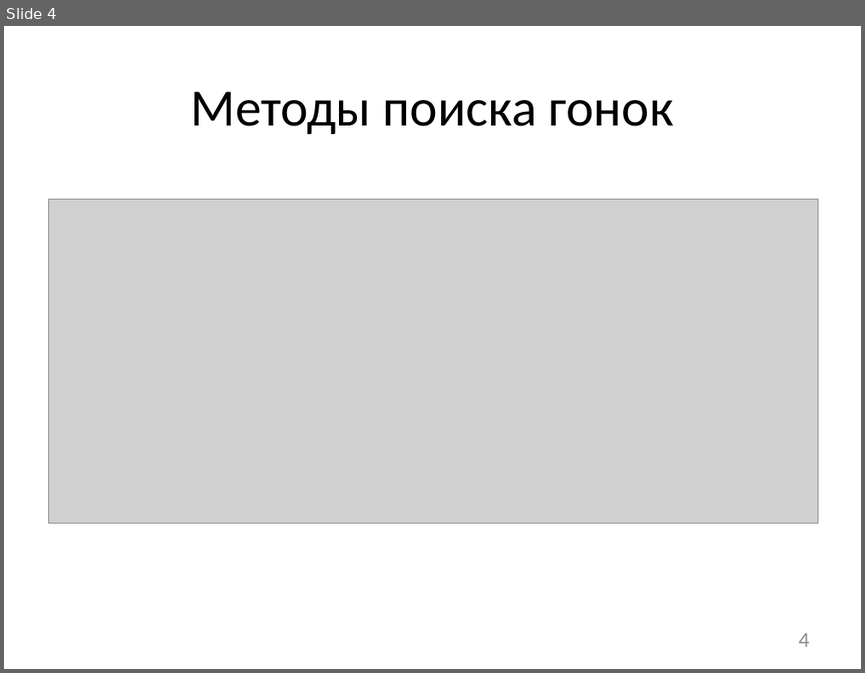
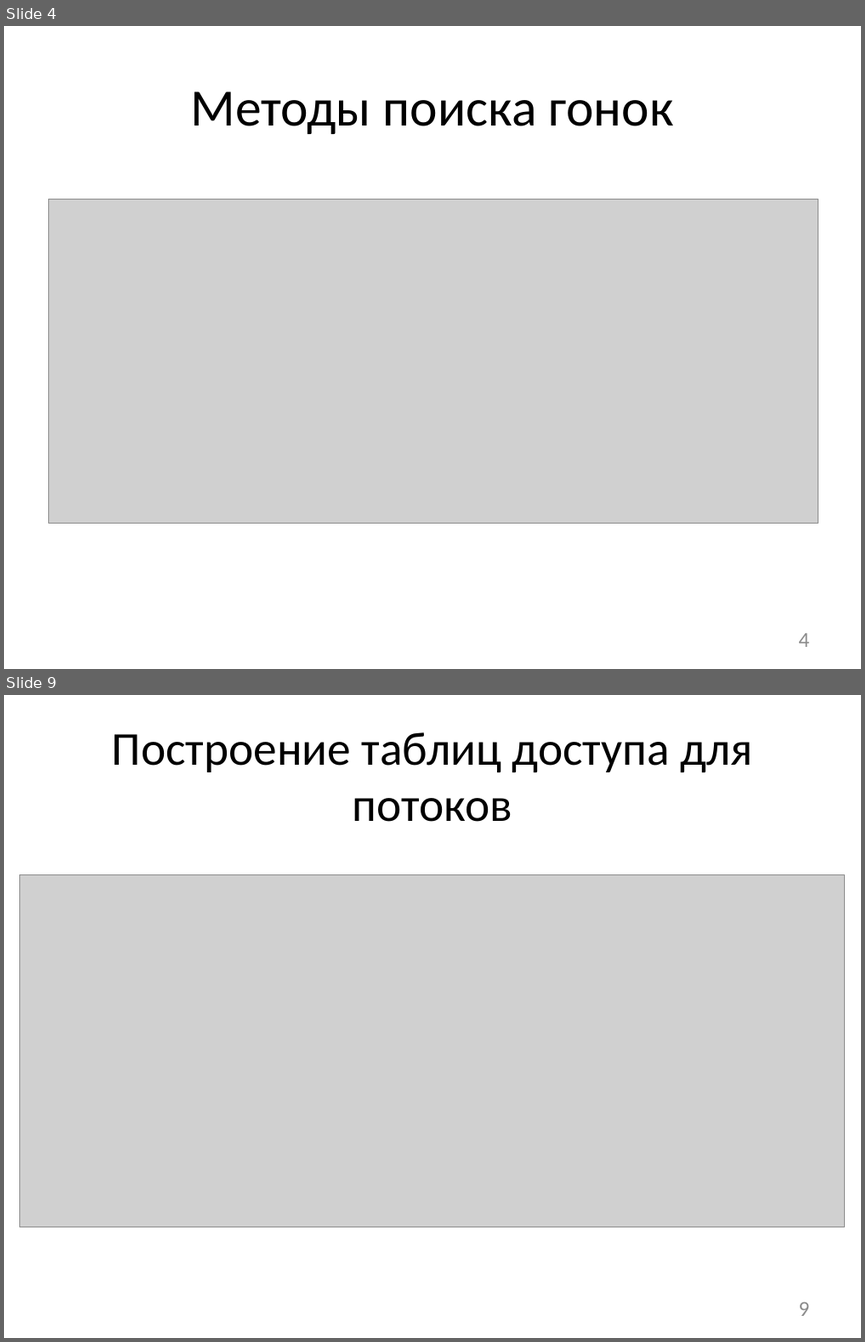
Before and after one commit to afrolovskiy/diplom, a slide deck: presentations/diplom/static race detection.pptx. Shown one above the other, each under a label of ours: slide 4 before the commit, slides 4 and 9 after it; the slides between them are not shown. The pictures are 865x673 and 865x1342 pixels, drawn with LibreOffice and Linux fonts; fonts in the diff are those of the drawing; grey boxes stand for pictures. Boxes give left, top, right and bottom in pixels: in the first picture for what was removed or moved away, otherwise in the second. Text is boxed around its words. In the diff, an @@ line names an element or a change of style, - is before the commit and + after.

```diff
--- a/presentations/diplom/static race detection.pptx
+++ b/presentations/diplom/static race detection.pptx
@@ slide 9 added at bbox=[4, 695, 861, 1338], background #FFFFFF @@
@@ title added at bbox=[112, 732, 752, 822], 39.6 pt, text #000000 @@
+Построение таблиц доступа для потоков
@@ picture added at bbox=[19, 875, 844, 1227] @@
@@ page number added at bbox=[799, 1302, 810, 1315], 18 pt, text #8C8C8C @@
+9
```
Also in this commit, not shown: 7 slides changed, 2 other slides added, 2 slides removed, 23 other files.
